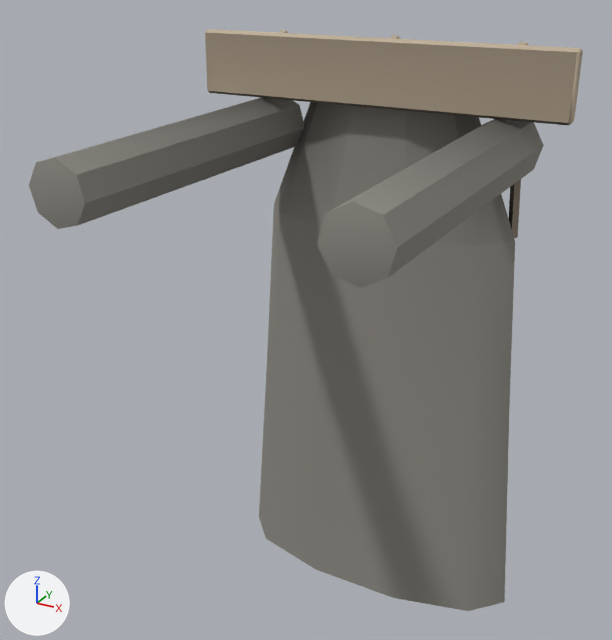
Renders of the glTF model assets/models/props/jacket_hook.glb from each side of a commit.
One viewpoint serves both versions: a camera (50 mm lens) standing at (0.544, -1.19, 0.172) and looking at (-0.042, -0.124, -0.361). Every picture has the same lights, and +X, +Y and +Z are marked at lower left. The older version comes first. Vertices at exactly the same position are counted once.

The scene before the commit, as lines of its bpy script (objects in view):
```python
me_static = bpy.data.meshes.new('static')
me_static.from_pydata(...)  # 177 vertices, 320 faces; spans x -0.3..0.3, y -0.47..0.18, z -0.95..0.05
# faces by material slot: [116, 144, 16, 44]
me_static.materials.append(mat_timber)
me_static.materials.append(mat_wool)
me_static.materials.append(mat_leather)
me_static.materials.append(mat_canvas)
ob_static = bpy.data.objects.new('static', me_static)
ob_static.location = (0.0, 0.0, 0.0)
```
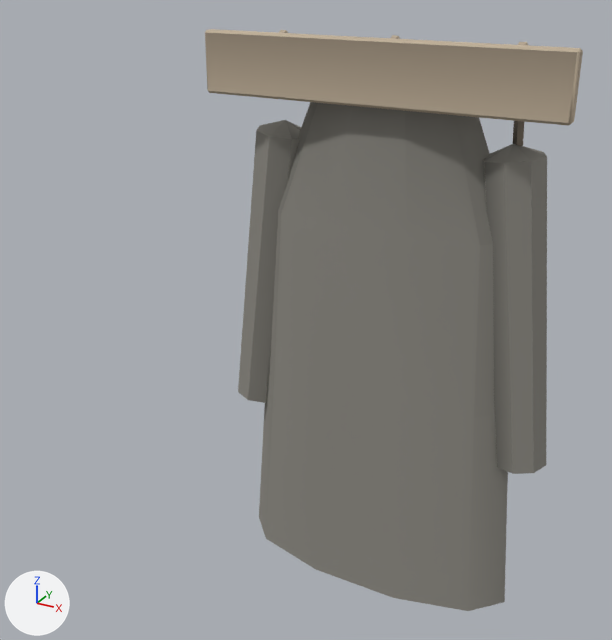
What the commit changed:
me_static is used by ob_static; location (0.0, 0.0, 0.0).
me_static had 177 vertices, 320 faces and spanned x -0.3..0.3, y -0.47..0.18, z -0.95..0.05.
me_static now has 177 vertices, 320 faces and spans x -0.311..0.311, y -0.01..0.18, z -0.95..0.05.
me_static part 1: the loose piece of 18 vertices spanning x -0.25..-0.15, y -0.47..0.09, z -0.15..-0.05 is multiplied about its middle by the matrix ((0.986, 0.12, -0.119), (-0.12, 0.0, -0.993), (-0.119, 0.993, 0.014)), then moved by (-0.034, 0.28, -0.278).
me_static part 2: the loose piece of 18 vertices spanning x 0.15..0.25, y -0.47..0.09, z -0.15..-0.05 is multiplied about its middle by the matrix ((0.986, -0.12, 0.119), (0.12, 0.0, -0.993), (0.119, 0.993, 0.014)), then moved by (0.034, 0.28, -0.278).
me_static part 3: 139 kept faces spanning x -0.311..0.311, y 0.0..0.18, z -0.95..0.046 get new vertex colours.

Where the change shows, as pixel boxes [x1, y1, x2, y2] in the pictures (612 x 640 px; the box of a moved part takes in the faces that stretch with it):
'static', reshaped (32% narrower)
    before: [29, 29, 583, 611]
    after: [205, 29, 583, 611]
part 1 of me_static, moved or reshaped
    before: [29, 98, 304, 229]
    after: [238, 120, 301, 403]
part 2 of me_static, moved or reshaped
    before: [317, 119, 544, 288]
    after: [483, 144, 547, 474]
part 3 of me_static, edited (looks the same)
    both: [205, 33, 577, 611]
